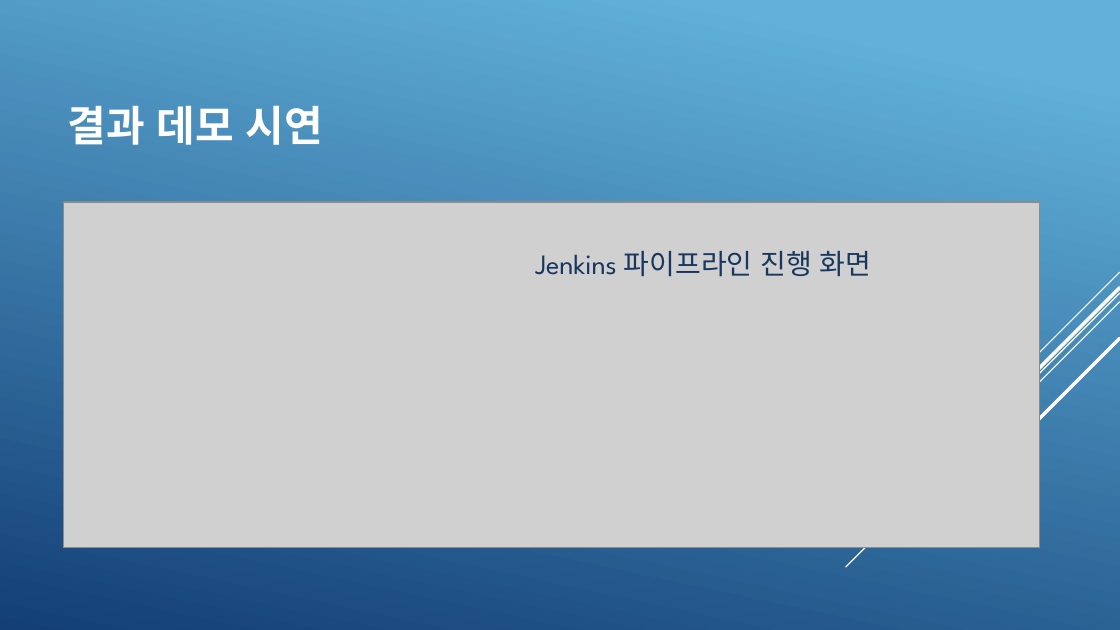
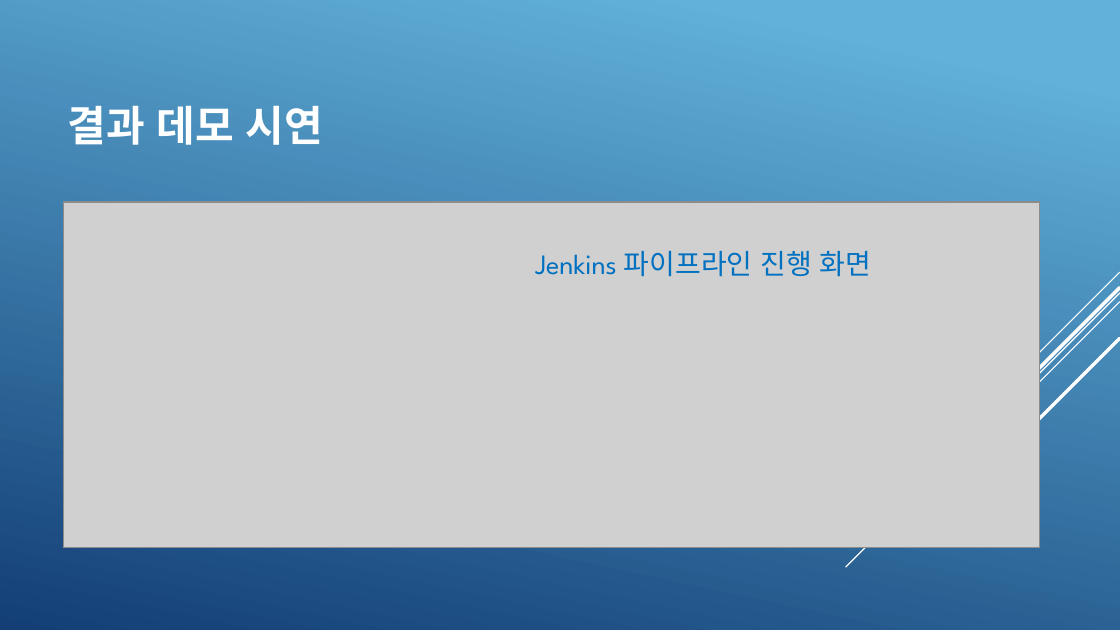
Before and after one commit to KimJeongHoon190/First_Project, a slide deck: slide 10 of 제출자료/최종 발표 프레젠테이션(김정훈).pptx (slide 9 before the commit). Drawn at 1120x630 pixels with LibreOffice and Linux fonts; fonts in the diff are those of the drawing; grey boxes stand for pictures. Boxes give left, top, right and bottom in pixels: in the first picture for what was removed or moved away, otherwise in the second. Text is boxed around its words. In the diff, an @@ line names an element or a change of style, - is before the commit and + after.

```diff
--- a/제출자료/최종 발표 프레젠테이션(김정훈).pptx
+++ b/제출자료/최종 발표 프레젠테이션(김정훈).pptx
@@ text "Jenkins 파이프라인 진행 화면" at bbox=[535, 251, 872, 277]: text colour #17375E to #0070C0 @@
```
Also in this commit, not shown: 8 other slides changed, 1 slide added, 1 other file.
